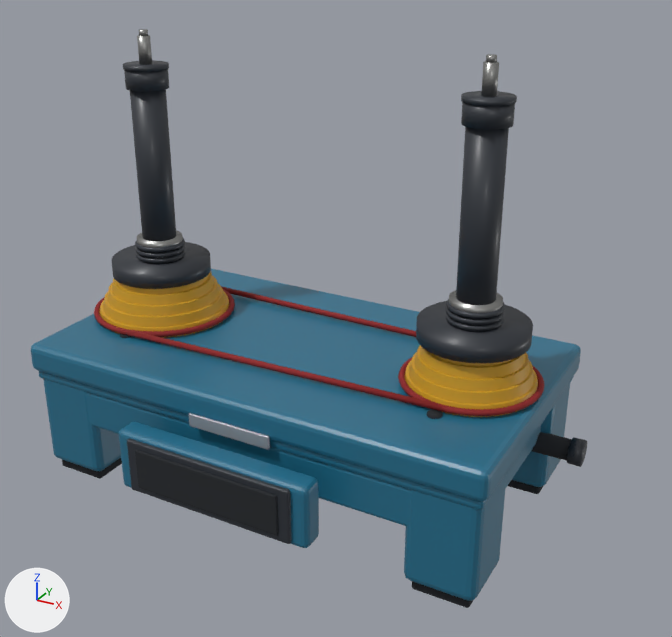
The glTF model public/models/centripetal.glb as it was, and as the next commit left it.
One viewpoint serves both versions: a 50 mm lens placed at (0.321, -0.537, 0.402), pointed at (0.037, -0.02, 0.144). The axes (+X, +Y, +Z) are drawn at lower left. The lights are the same throughout. The older version comes first. Where no turn or scale is listed for an object, it has been applied to the vertices. Vertices at exactly the same position are counted once.

In view in the first picture: 'base_eave', 'base_slab', 'column_l_tube', 'column_r_tube', 'hand_grip', 'hand_grip_cap', 'leg_lf', 'leg_rf', 'panel_bezel', 'panel_box', 'panel_glass', 'pulley_l', 'pulley_r', 'skirt_front' and 23 more.
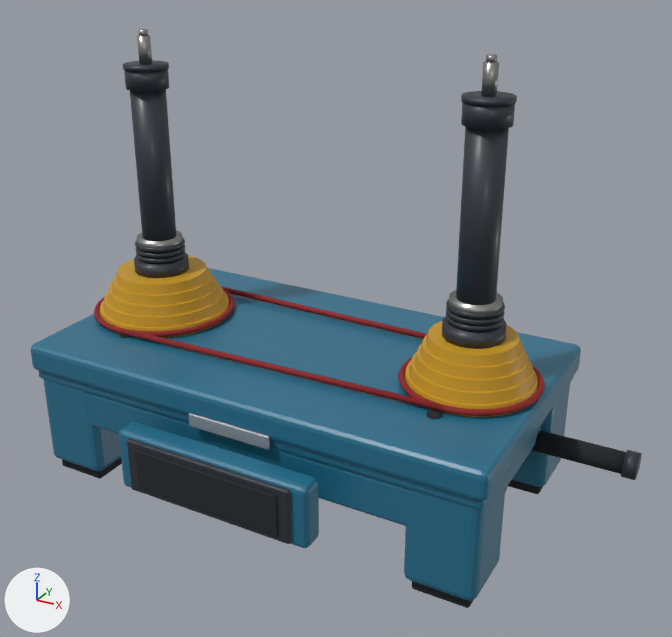
Pixel boxes [x1, y1, x2, y2] of what changed, in the pictures (672 x 637 px; the box of a moved part takes in the faces that stretch with it):
'pulley_r', reshaped (13% shorter): before [405, 301, 538, 417]; after [405, 316, 538, 417]
'pulley_l', reshaped (11% shorter): before [99, 242, 229, 338]; after [99, 253, 229, 338]
'hand_grip', moved: before [531, 432, 572, 461]; after [532, 430, 626, 474]
'hand_grip_cap', moved: before [567, 437, 587, 467]; after [621, 450, 641, 480]
part 1 of me_pulley_l, moved or reshaped: before [112, 242, 210, 274]; after [135, 254, 187, 267]
part 2 of me_pulley_r, moved or reshaped (mostly hidden afterwards): before [418, 301, 532, 346]; after [442, 318, 506, 336]

The change, as a diff of the scene's bpy script:
```diff
--- a/public/models/centripetal.glb.py
+++ b/public/models/centripetal.glb.py
@@ me_pulley_l @@
 # used by ob_pulley_l; location = (-0.13, 0.0, 0.1116)
-me_pulley_l.from_pydata(...)  # 1144 vertices, 2256 faces; spans x -0.052..0.052, y -0.052..0.052, z -0.0036..0.0474
+me_pulley_l.from_pydata(...)  # 1136 vertices, 2240 faces; spans x -0.052..0.052, y -0.052..0.052, z -0.0036..0.0464
+# me_pulley_l part 1
+# 16 vertices are removed from x -0.0329..0.0, y 0.0036..0.038, z 0.0304..0.0474
+# 72 faces are deleted
+# 104 vertices move from x -0.038..0.038, y -0.038..0.038, z 0.0304..0.0474 to x -0.021..0.021, y -0.021..0.021, z 0.0314..0.0464
+# 8 vertices are added at x -0.008..0.0088, y 0.0088..0.021, z 0.0314..0.0464
+# 26 new faces join them, mat_plasticblack (dark grey #2b3038)
+# 30 new faces join them, mat_steel (grey #9b9b99)
+# other edits to the shape of me_pulley_l do not show in these pictures
 me_pulley_l.materials.append(mat_paintyellow)
@@ me_pulley_r @@
 # used by ob_pulley_r; location = (0.13, 0.0, 0.1116)
-me_pulley_r.from_pydata(...)  # 1144 vertices, 2256 faces; spans x -0.0455..0.0455, y -0.0455..0.0455, z -0.0036..0.0474
+me_pulley_r.from_pydata(...)  # 1136 vertices, 2240 faces; spans x -0.0455..0.0455, y -0.0455..0.0455, z -0.0036..0.0464
+# me_pulley_r part 2
+# 19 vertices are removed from x -0.0357..-0.0036, y 0.0036..0.0374, z 0.0304..0.0474
+# 74 faces are deleted
+# 101 vertices move from x -0.038..0.038, y -0.038..0.038, z 0.0304..0.0474 to x -0.021..0.021, y -0.021..0.021, z 0.0314..0.0464
+# 11 vertices are added at x -0.0117..0.0088, y 0.0088..0.0206, z 0.0314..0.0464
+# 27 new faces join them, mat_plasticblack (dark grey #2b3038)
+# 31 new faces join them, mat_steel (grey #9b9b99)
+# other edits to the shape of me_pulley_r do not show in these pictures
 me_pulley_r.materials.append(mat_paintyellow)
@@ ob_hand_grip @@
 ob_hand_grip = bpy.data.objects.new('hand_grip', me_hand_grip)
-ob_hand_grip.location = (0.158, 0.044, 0.05)
+ob_hand_grip.location = (0.196, 0.042, 0.052)
@@ ob_hand_grip_cap @@
 ob_hand_grip_cap = bpy.data.objects.new('hand_grip_cap', me_hand_grip_cap)
-ob_hand_grip_cap.location = (0.197, 0.044, 0.05)
+ob_hand_grip_cap.location = (0.235, 0.042, 0.052)
```
